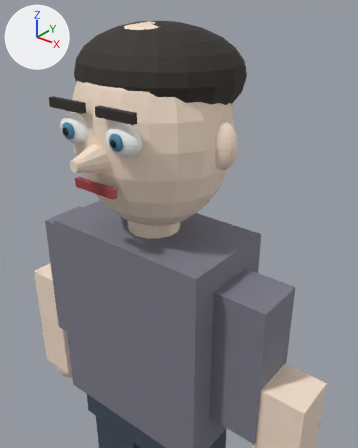
One commit to the glTF model game/assets/models/generated_humanoids/legal_00.glb: the scene before it, then after it.
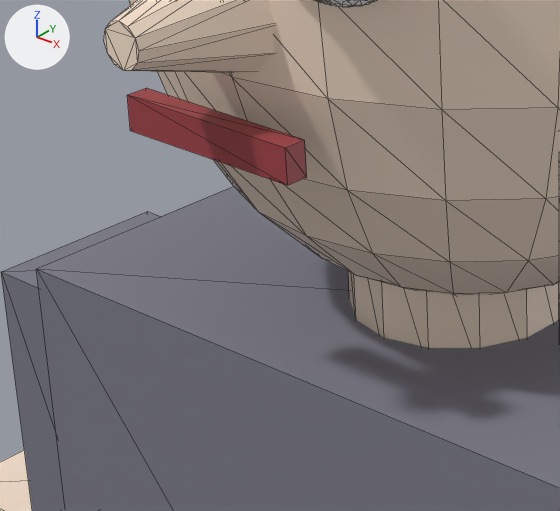
There are two pictures of each version: one from a 50 mm lens placed at (0.908, -1.014, 3.057), pointed at (0.191, -0.118, 2.502), one close up on the part from 12% to 50% of the width and 35% to 62% of the height. Lighting does not change. The marker at upper left points along +X, +Y and +Z. The last two pictures show the newer version. The close-ups show mesh edges as thin lines. Vertices at exactly the same position are counted once.

The older version as bpy lines, for what is in view:
```python
mat_mouth_015 = principled_material('Mouth.015')
mat_mouth_015.base_color = (0.35, 0.05, 0.06)  # red #a03f45
me_cone_015 = bpy.data.meshes.new('Cone.015')
me_cone_015.from_pydata(...)  # a 12-sided cut cone along y (radius 0.015 at the low end, 0.045 at the high end) spanning x -0.045..0.045, y -0.285..-0.185, z 1.715..1.805
me_cone_015.materials.append(mat_skin_015)  # beige #fae5d0
me_cube_249 = bpy.data.meshes.new('Cube.249')
me_cube_249.from_pydata(...)  # a box spanning x -0.57..-0.43, y -0.07..0.07, z 0.71..1.15
me_cube_249.materials.append(mat_skin_015)  # beige #fae5d0
me_cube_255 = bpy.data.meshes.new('Cube.255')
me_cube_255.from_pydata(...)  # a box spanning x -0.07..0.07, y -0.228..-0.212, z 1.673..1.697
me_cube_255.materials.append(mat_mouth_015)  # red #a03f45
ob_lowerarm_r = bpy.data.objects.new('LowerArm.R', me_cube_249)
ob_lowerarm_r.location = (0.0, 0.0, 0.9)
ob_mouth = bpy.data.objects.new('Mouth', me_cube_255)
ob_mouth.location = (0.0, 0.0, 0.9)
ob_nose = bpy.data.objects.new('Nose', me_cone_015)
ob_nose.location = (0.0, 0.0, 0.9)
# also in view: 'UpperArm.R' at (-0.36, 0.0, 2.08); 'Head' at (0.0, 0.0, 2.69); 'Torso' at (0.0, 0.0, 2.05); 'Neck' at (0.0, 0.0, 2.43)
```
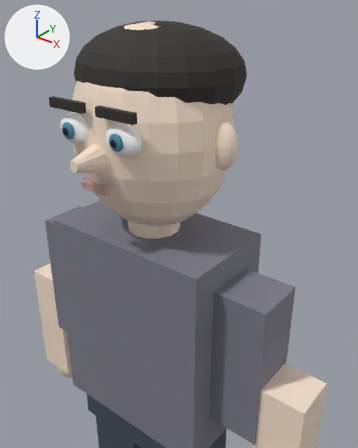
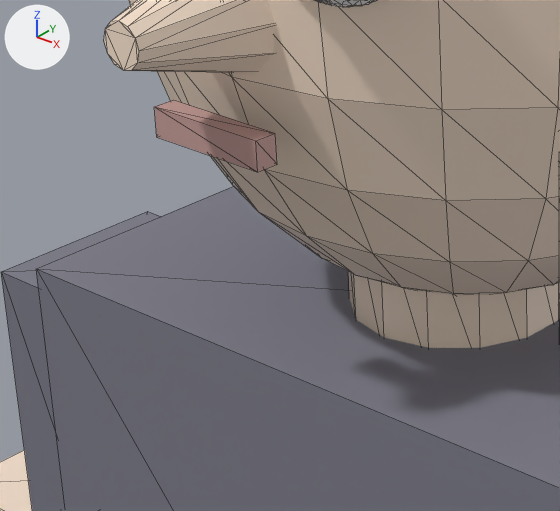
Pixel boxes (x1, y1, x2, y2) of what changed, in the close-ups (560 x 511 px):
'Mouth', recoloured, rescaled (lighter, 31% narrower, 26% shorter): before (127, 88, 307, 185); after (154, 100, 277, 172)

What the commit changed:
Material 'Mouth.015' (mat_mouth_015) changes colour from red #a03f45 to pink #c49b97; in linear values from (0.35, 0.05, 0.06) to (0.55, 0.33, 0.31).
me_cube_255 is used by ob_mouth; location (0.0, 0.0, 0.9).
me_cube_255 had 8 vertices, 12 faces and spanned x -0.07..0.07, y -0.228..-0.212, z 1.673..1.697.
me_cube_255 now has 8 vertices, 12 faces and spans x -0.045..0.045, y -0.228..-0.212, z 1.675..1.695.
me_cube_255 part 1: the whole mesh is scaled about its middle by (0.643, 1, 0.833).
